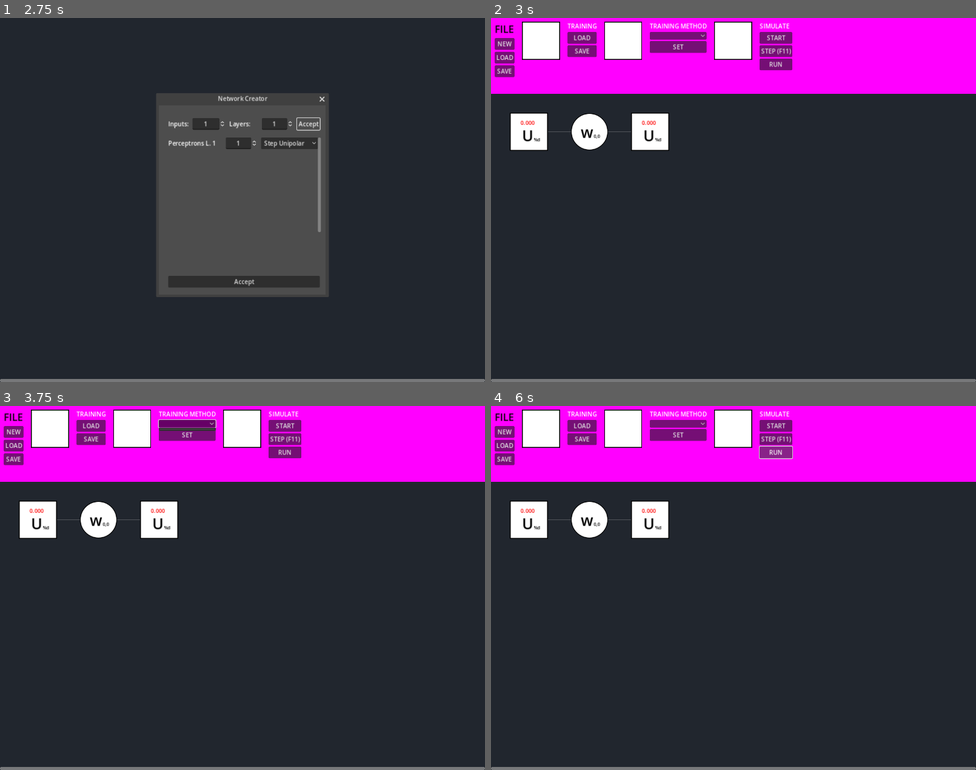
Above: before the commit, frames 1-4 (two rows, left to right).
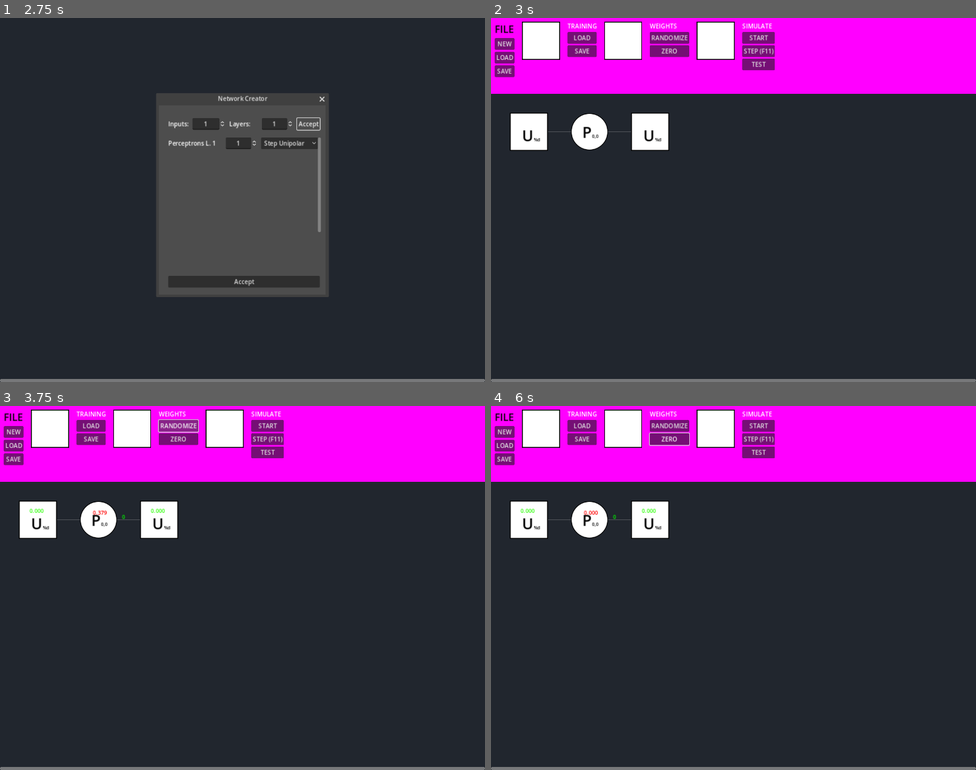
Above: after the commit, the same moments.

Repository: ShiroTsuma-github/GODOT_CONCEPT
Game: Godot game, scene res://src/Scenes/MainScene.tscn
Two runs of this game, one before a commit and one after it. Both use one fixed random seed, a clock stepped at 60 frames per second and the inputs below.
Inputs (mouse positions are in pixels of both pictures, inside the frame that each line leads up to):
- Up to frame 1 (2.75 s): click "NEW" at 0.5 s; click "Accept" at 1.25 s; click "Accept" at 2 s
- Up to frame 2 (3 s): click "Accept" at 2.75 s
- Up to frame 3 (3.75 s): click (179, 424) at 3.5 s, where only the run after the commit has a clickable "RANDOMIZE"
- Up to frame 4 (6 s): click "SET" (after the commit: "START") at 4.25 s; click (670, 438) at 5 s, where only the run after the commit has a clickable "ZERO"; click (777, 453) at 5.75 s, where only the run before the commit has a clickable "RUN"

Frame 1 is identical in both runs. In frame 2, 2.2% of the frame differs, in the area x 6-63%, y 1-34%; in frame 3, 2.3%; in frame 4, 2.3%.

Commit message:
Progess on Navbar and implemented network testing

Diff:
--- a/src/Scenes/FileDialog.tscn
+++ b/src/Scenes/FileDialog.tscn
@@ -1,4 +1,6 @@
-[gd_scene format=3 uid="uid://de03coe33gssj"]
+[gd_scene load_steps=2 format=3 uid="uid://de03coe33gssj"]
+
+[ext_resource type="Script" path="res://src/Scripts/FileDialog/FileDialog.gd" id="1_6nbe4"]
 
 [node name="FileDialog" type="FileDialog"]
 title = "Open a File"
@@ -9,3 +11,6 @@
 ok_button_text = "Open"
 file_mode = 0
 access = 2
+script = ExtResource("1_6nbe4")
+
+[connection signal="file_selected" from="." to="." method="_on_file_selected"]
--- a/src/Scenes/InputOutput.tscn
+++ b/src/Scenes/InputOutput.tscn
@@ -15,7 +15,6 @@
 offset_bottom = 116.0
 texture = ExtResource("1_buccb")
 script = ExtResource("2_g1erv")
-display = true
 
 [node name="Area2D" type="Area2D" parent="."]
 
@@ -52,7 +51,7 @@
 layout_mode = 0
 offset_right = 60.0
 offset_bottom = 20.0
-theme_override_colors/default_color = Color(1, 0, 0, 1)
+theme_override_colors/default_color = Color(0.14902, 1, 0, 1)
 bbcode_enabled = true
 text = "[center][font_size={14}]%.3f[/font_size][/center]"
 scroll_active = false
--- a/src/Scenes/MainScene.tscn
+++ b/src/Scenes/MainScene.tscn
@@ -26,7 +26,6 @@
 	inspector.visible = false
 	navbar.visible = false
 	var size = get_viewport_rect()
-	print(size)
 	var start_window = Objects.Base_Start_Window.instantiate()
 	start_window.setup_network.connect(forward_signal)
 	add_child(start_window)
--- a/src/Scenes/Navbar.tscn
+++ b/src/Scenes/Navbar.tscn
@@ -104,22 +104,27 @@
 texture = ExtResource("1_bk7gd")
 
 [node name="VBoxContainer7" type="VBoxContainer" parent="MarginContainer2/HBoxContainer"]
-visible = false
 layout_mode = 2
 
 [node name="Label" type="Label" parent="MarginContainer2/HBoxContainer/VBoxContainer7"]
 layout_mode = 2
-text = "PERCEPTRONS"
+text = "WEIGHTS"
 
 [node name="SpinBox2" type="SpinBox" parent="MarginContainer2/HBoxContainer/VBoxContainer7"]
+visible = false
 layout_mode = 2
 
 [node name="SpinBox" type="SpinBox" parent="MarginContainer2/HBoxContainer/VBoxContainer7"]
+visible = false
 layout_mode = 2
 
-[node name="Button" type="Button" parent="MarginContainer2/HBoxContainer/VBoxContainer7"]
+[node name="bRandomize" type="Button" parent="MarginContainer2/HBoxContainer/VBoxContainer7"]
 layout_mode = 2
-text = "SET"
+text = "RANDOMIZE"
+
+[node name="bZero" type="Button" parent="MarginContainer2/HBoxContainer/VBoxContainer7"]
+layout_mode = 2
+text = "ZERO"
 
 [node name="VBoxContainer8" type="VBoxContainer" parent="MarginContainer2/HBoxContainer"]
 visible = false
@@ -130,6 +135,7 @@
 texture = ExtResource("1_bk7gd")
 
 [node name="VBoxContainer9" type="VBoxContainer" parent="MarginContainer2/HBoxContainer"]
+visible = false
 layout_mode = 2
 
 [node name="Label" type="Label" parent="MarginContainer2/HBoxContainer/VBoxContainer9"]
@@ -165,11 +171,13 @@
 layout_mode = 2
 text = "STEP (F11)"
 
-[node name="Button3" type="Button" parent="MarginContainer2/HBoxContainer/VBoxContainer11"]
+[node name="bTest" type="Button" parent="MarginContainer2/HBoxContainer/VBoxContainer11"]
 layout_mode = 2
-text = "RUN"
+text = "TEST"
 
 [connection signal="pressed" from="MarginContainer2/HBoxContainer/FileOptions/GuzikNowy" to="." method="_on_guzik_nowy_pressed"]
 [connection signal="pressed" from="MarginContainer2/HBoxContainer/FileOptions/GuzikLoad" to="." method="_on_guzik_load_pressed"]
 [connection signal="pressed" from="MarginContainer2/HBoxContainer/DataOptions/Button2" to="." method="_on_button_2_pressed"]
-[connection signal="pressed" from="MarginContainer2/HBoxContainer/VBoxContainer11/Button" to="." method="_on_button_pressed"]
+[connection signal="pressed" from="MarginContainer2/HBoxContainer/VBoxContainer7/bRandomize" to="." method="_on_b_randomize_pressed"]
+[connection signal="pressed" from="MarginContainer2/HBoxContainer/VBoxContainer7/bZero" to="." method="_on_b_zero_pressed"]
+[connection signal="pressed" from="MarginContainer2/HBoxContainer/VBoxContainer11/bTest" to="." method="_on_b_test_pressed"]
--- a/src/Scenes/NetworkCreator.tscn
+++ b/src/Scenes/NetworkCreator.tscn
@@ -44,7 +44,6 @@
 text = "AUTHOR"
 
 [node name="Creator" type="VBoxContainer" parent="MarginContainer"]
-visible = false
 custom_minimum_size = Vector2(400, 0)
 layout_mode = 2
 theme_override_constants/separation = 20
@@ -60,7 +59,7 @@
 [node name="SpinBox2" type="SpinBox" parent="MarginContainer/Creator/InputSetupContainer"]
 layout_mode = 2
 size_flags_horizontal = 3
-tooltip_text = "Number of layers in network43"
+tooltip_text = "Number of layers in network"
 min_value = 1.0
 value = 1.0
 alignment = 1
--- /dev/null
+++ b/src/Scenes/NetworkTester.tscn
@@ -0,0 +1,39 @@
+[gd_scene load_steps=2 format=3 uid="uid://208j4b05u21r"]
+
+[ext_resource type="Script" path="res://src/Scripts/NetworkTester/NetworkTester.gd" id="1_htuos"]
+
+[node name="NetworkTester" type="PopupPanel"]
+initial_position = 1
+size = Vector2i(200, 200)
+visible = true
+borderless = false
+always_on_top = true
+script = ExtResource("1_htuos")
+
+[node name="Control" type="Control" parent="."]
+layout_mode = 3
+anchors_preset = 0
+offset_left = 4.0
+offset_top = 4.0
+offset_right = 196.0
+offset_bottom = 196.0
+size_flags_vertical = 3
+
+[node name="MarginContainer" type="MarginContainer" parent="Control"]
+layout_mode = 0
+offset_right = 40.0
+offset_bottom = 40.0
+theme_override_constants/margin_left = 10
+theme_override_constants/margin_top = 10
+theme_override_constants/margin_right = 10
+theme_override_constants/margin_bottom = 10
+
+[node name="ScrollContainer" type="ScrollContainer" parent="Control/MarginContainer"]
+custom_minimum_size = Vector2(300, 250)
+layout_mode = 2
+horizontal_scroll_mode = 0
+vertical_scroll_mode = 2
+
+[node name="VBoxContainer" type="VBoxContainer" parent="Control/MarginContainer/ScrollContainer"]
+layout_mode = 2
+theme_override_constants/separation = 10
--- a/src/Scenes/Perceptron.tscn
+++ b/src/Scenes/Perceptron.tscn
@@ -87,5 +87,20 @@
 scroll_active = false
 script = ExtResource("5_pwk1r")
 
+[node name="Control3" type="Control" parent="."]
+anchors_preset = 0
+offset_left = 88.0
+offset_top = 32.0
+offset_right = 128.0
+offset_bottom = 72.0
+
+[node name="RichTextLabel" type="RichTextLabel" parent="Control3"]
+layout_mode = 0
+offset_right = 56.0
+offset_bottom = 24.0
+theme_override_colors/default_color = Color(0, 0.960784, 0, 1)
+bbcode_enabled = true
+text = "[center][font_size={14}]0[/font_size][/center]"
+
 [connection signal="mouse_entered" from="Area2D" to="." method="_on_area_2d_mouse_entered"]
 [connection signal="mouse_exited" from="Area2D" to="." method="_on_area_2d_mouse_exited"]
--- /dev/null
+++ b/src/Scenes/TesterInputEdit.tscn
@@ -0,0 +1,17 @@
+[gd_scene load_steps=2 format=3 uid="uid://b4fm0ri4hc4w1"]
+
+[ext_resource type="Script" path="res://src/Scripts/InputEdit/TesterInputEdit.gd" id="1_mn22w"]
+
+[node name="InputEdit" type="HBoxContainer"]
+script = ExtResource("1_mn22w")
+
+[node name="Label" type="Label" parent="."]
+layout_mode = 2
+text = "input 1: "
+
+[node name="LineEdit" type="LineEdit" parent="."]
+layout_mode = 2
+max_length = 10
+clear_button_enabled = true
+
+[connection signal="text_changed" from="LineEdit" to="." method="_on_line_edit_text_changed"]
--- /dev/null
+++ b/src/Scripts/FileDialog/FileDialog.gd
@@ -0,0 +1,15 @@
+extends FileDialog
+
+
+# Called when the node enters the scene tree for the first time.
+func _ready():
+	pass # Replace with function body.
+
+
+# Called every frame. 'delta' is the elapsed time since the previous frame.
+func _process(delta):
+	pass
+
+
+func _on_file_selected(path):
+	Objects.csv_selected.emit(path)
--- /dev/null
+++ b/src/Scripts/InputEdit/TesterInputEdit.gd
@@ -0,0 +1,16 @@
+extends HBoxContainer
+@onready var numlineedit = get_node("LineEdit")
+@onready var LineEditRegEx = RegEx.new()
+var old_text = ""
+
+# Called when the node enters the scene tree for the first time.
+func _ready():
+	LineEditRegEx.compile("^[0-9.]*$")
+
+
+func _on_line_edit_text_changed(new_text):
+	if LineEditRegEx.search(new_text):
+		old_text = str(new_text)
+	else:
+		numlineedit.text = old_text
+		numlineedit.caret_column = old_text.length()
--- a/src/Scripts/InputOutput/DisplayWeight.gd
+++ b/src/Scripts/InputOutput/DisplayWeight.gd
@@ -6,5 +6,4 @@
 	var isOutputDisplayed = get_node('../..').display
 	var output = get_node('../..').output
 	var to_format = "[center][font_size={14}]%.3f[/font_size][/center]"
-	visible = isOutputDisplayed
 	text =  to_format % [output]
--- a/src/Scripts/InputOutput/InputOutput.gd
+++ b/src/Scripts/InputOutput/InputOutput.gd
@@ -1,11 +1,12 @@
 extends TextureRect
 
 
-@export var display: bool = false
+
 @onready var text_output = get_node("Control2/RichTextLabel")
 signal update_output
 var type = 'InputOutput'
-
+var isRunning = false
+var display: bool = isRunning
 # NEURAL NETWORK IMPLEMENTATION
 
 var previous_outputs = []
@@ -24,13 +25,18 @@
 
 # Called when the node enters the scene tree for the first time.
 func _ready():
+	text_output.visible = isRunning
 	update_output.connect(update)
 
 
 func update():
 	var to_format = "[center][font_size={14}]%.3f[/font_size][/center]"
-	text_output.visible = display
 	text_output.text =  to_format % [output]
 
 func init(a):
 	output = a
+
+func is_running(run):
+	text_output.visible = run
+	isRunning = run
+	display = run
--- a/src/Scripts/Layer/Layer.gd
+++ b/src/Scripts/Layer/Layer.gd
@@ -140,6 +140,10 @@
 		else:
 			children[i].randomize_weights_around_1()
 
+func zero_weights():
+	for i in children.size():
+		children[i].zero_weights()
+
 func update_children_weights():
 	for i in children.size():
 		children[i].update_weights()
@@ -171,3 +175,7 @@
 
 func get_children_functions():
 	return children_functions
+
+func is_running(run):
+	for i in children.size():
+		children[i].is_running(run)
--- a/src/Scripts/Manager/Objects.gd
+++ b/src/Scripts/Manager/Objects.gd
@@ -2,17 +2,26 @@
 
 signal create_inspector
 signal perceptron_pressed(pos_x, pos_y)
+signal weights_randomized
+signal weights_zeroed
 signal simulate_running
+signal csv_selected(path)
+signal run(should_run)
 
 var Base_Start_Window = load("res://src/Scenes/NetworkCreator.tscn")
 var Base_Start_Window_NEW = false
 var Base_Start_Window_LOAD = false
 var Base_Start_Window_BLOCK_CLOSE = false
+var VALID_CSV_DATA = false
 var Base_Network = load("res://src/Scenes/Network.tscn")
 var Base_Inspector = load("res://src/Scenes/Inspector.tscn")
 var Base_Perceptron = load("res://src/Scenes/Perceptron.tscn")
 var Base_InputOutput = load("res://src/Scenes/InputOutput.tscn")
 var Base_Layer = load("res://src/Scenes/Layer.tscn")
+var Base_NetworkTester = load("res://src/Scenes/NetworkTester.tscn")
+var Base_TesterInputEdit = load("res://src/Scenes/TesterInputEdit.tscn")
+
+var Network = null
 
 enum ActivationFunctions{
 	STEP_UNIPOLAR,
--- a/src/Scripts/Navbar/Navbar.gd
+++ b/src/Scripts/Navbar/Navbar.gd
@@ -6,9 +6,6 @@
 	pass # Replace with function body.
 
 
-# Called every frame. 'delta' is the elapsed time since the previous frame.
-func _process(delta):
-	pass
 
 
 func _on_guzik_nowy_pressed():
@@ -35,5 +32,20 @@
 	add_child(test)
 
 
-func _on_button_pressed():
-	Objects.simulate_running.emit()
+
+func _on_b_zero_pressed():
+	Objects.run.emit(true)
+	Objects.weights_zeroed.emit()
+
+
+func _on_b_randomize_pressed():
+	Objects.run.emit(true)
+	Objects.weights_randomized.emit()
+
+
+func _on_b_test_pressed():
+	if Objects.VALID_CSV_DATA:
+		var tester = Objects.Base_NetworkTester.instantiate()
+		add_child(tester)
+		Objects.run.emit(true)
+		Objects.simulate_running.emit()
--- /dev/null
+++ b/src/Scripts/NetworkTester/NetworkTester.gd
@@ -0,0 +1,8 @@
+extends PopupPanel
+@onready var container = get_node("Control/MarginContainer/ScrollContainer/VBoxContainer")
+
+# Called when the node enters the scene tree for the first time.
+func _ready():
+	for i in Objects.Network.input_layer.child_count():
+		var single_line = Objects.Base_TesterInputEdit.instantiate()
+		container.add_child(single_line)
--- a/src/Scripts/NeuralNetwork/Network.gd
+++ b/src/Scripts/NeuralNetwork/Network.gd
@@ -14,10 +14,17 @@
 var offset_x = 40
 var selected_x = null
 var selected_y = null
-var forward_dir = false
+var forward_dir = true
 
 # Called when the node enters the scene tree for the first time.
 func _ready():
+	Objects.Network = self
+	Objects.VALID_CSV_DATA = false
+	Objects.run.connect(is_running)
+	Objects.csv_selected.connect(load_csv)
+	Objects.simulate_running.connect(simulate)
+	Objects.weights_randomized.connect(randomize_weights)
+	Objects.weights_zeroed.connect(zero_weights)
 	# csetup()
 	#setup(13,4)
 	#set_perceptrons_per_layer([8,2,3,5])
@@ -30,8 +37,8 @@
 	queue_redraw()
 	goutput_count = perc_per_layer[-1]
 	add_output_layer()
-	Objects.perceptron_pressed.connect(show_connections)
-	Objects.simulate_running.connect(simulate)
+	#Objects.perceptron_pressed.connect(show_connections)
+	#Objects.simulate_running.connect(simulate)
 
 func _draw():
 	if selected_x != null and selected_y != null:
@@ -68,16 +75,7 @@
 
 # do a thingie, where it will go through every valid perceptron add show connections, like it's running
 func simulate():
-	var max_x = glayers.size() - 1
-	var current_x = 0
-	var current_max_y = glayers[current_x]
-	for layer_i in range(glayers.size()):
-		for child_i in range(glayers[layer_i].perceptrons.size()):
-			if layer_i == 0 or layer_i == glayers.size() - 1:
-				continue
-			selected_x = layer_i
-			selected_y = child_i
-			queue_redraw()
+	test([1,1],true)
 
 func show_connections(pos_x, pos_y):
 	selected_x = pos_x
@@ -133,6 +131,8 @@
 var perceptrons_per_layer = []
 var input_count = 0
 var output_count = 0
+var training_data = []
+var training_outputs = []
 
 
 func init(i_learning_rate=0.1, i_momentum = 0, i_step_bipolar_threshold = 0, i_identity_a = 1, i_parametric_a = 0.1):
@@ -174,10 +174,17 @@
 		for j in dirty.records[i].size():
 			values[i].append(float(dirty.records[i][j]))
 	for i in values.size():
-		for j in input_count:
-			output.append(values[i].pop_back())
+		output.append([])
+		for j in output_layer.child_count():
+			output[i].append(values[i].pop_back())
 	data = values
-	return [data, output]
+	if data[0].size() != input_layer.children.size() or output[0].size() != output_layer.children.size():
+		print("Size mismatch")
+		return
+	Objects.VALID_CSV_DATA = true
+	training_data = data
+	training_outputs = output
+	#return [data, output]
 
 
 func test(i_inputs, i_verbose):
@@ -274,3 +281,11 @@
 		else:
 			layers[i].left_layer = layers[i - 1]
 			layers[i].right_layer = layers[i + 1]
+
+func is_running(run):
+	for i in layers.size():
+		layers[i].is_running(run)
+
+func zero_weights():
+	for i in perc_layers.size():
+		perc_layers[i].zero_weights()
--- a/src/Scripts/Perceptron/DisplayPerceptronPosition.gd
+++ b/src/Scripts/Perceptron/DisplayPerceptronPosition.gd
@@ -1,5 +1,5 @@
 extends RichTextLabel
-var to_format = "[center][font_size={40}]w[/font_size][font_size={12}]%d,%d[/font_size][/center]"
+var to_format = "[center][font_size={40}]P[/font_size][font_size={12}]%d,%d[/font_size][/center]"
 @onready var parent = get_node('../..')
 
 
@@ -10,9 +10,7 @@
 
 
 
-# Called every frame. 'delta' is the elapsed time since the previous frame.
-func _process(_delta):
-	pass
+
 
 func update_data():
 	var position_index = parent.position_index
--- a/src/Scripts/Perceptron/DisplayPerceptronWeight.gd
+++ b/src/Scripts/Perceptron/DisplayPerceptronWeight.gd
@@ -1,15 +1,14 @@
 extends RichTextLabel
 
+@onready var parent = get_node('../..')
+var to_format = "[center][font_size={14}]%.3f[/font_size][/center]"
 
 # Called when the node enters the scene tree for the first time.
 func _ready():
-	var isWeightDisplayed = get_node('../..').display_weight
-	var weight = get_node('../..').weight
-	var to_format = "[center][font_size={14}]%.3f[/font_size][/center]"
-	visible = isWeightDisplayed
+	parent.update_visual_data.connect(update_data)
+	update_data()
+
+func update_data():
+	var isWeightDisplayed = parent.display_weight
+	var weight = parent.weights[0]
 	text =  to_format % [weight]
-
-
-# Called every frame. 'delta' is the elapsed time since the previous frame.
-func _process(_delta):
-	pass
--- a/src/Scripts/Perceptron/Perceptron.gd
+++ b/src/Scripts/Perceptron/Perceptron.gd
@@ -1,6 +1,5 @@
 extends TextureRect
 
-@export var display_weight: bool = false
 @export var position_index: int = 0 :
 	get:
 		return position_index
@@ -25,13 +24,19 @@
 var isHovering: bool = false
 
 @onready var center = get_node('Area2D').global_position
+@onready var output_text = get_node("Control3/RichTextLabel")
+@onready var output_node = get_node("Control3")
+@onready var weight_node = get_node("Control2")
+var isRunning = false
+@export var display_weight: bool = isRunning
 
 signal update_visual_data
 
 # Called when the node enters the scene tree for the first time.
 func _ready():
+	output_node.visible = isRunning
+	weight_node.visible = isRunning
 	name = "Perceptron"
-
 
 
 
@@ -95,6 +100,7 @@
 		previous_weights.append(weights)
 		inner_weight = value[0]
 		weights = value
+		update_visual_data.emit()
 		if len(previous_weights) > 50:
 			previous_weights.pop_front()
 var previous_weights = []
@@ -103,6 +109,7 @@
 		return output
 	set(value):
 		previous_outputs.append(output)
+		output_text.text = "[center][font_size={14}]%.3f[/font_size][/center]" % [value]
 		output = value
 		if len(previous_outputs) > 50:
 			previous_outputs.pop_front()
@@ -149,6 +156,12 @@
 	var rng = RandomNumberGenerator.new()
 	for i in weights.size():
 		new.append(rng.randf_range(-10, 10))
+	weights = new
+
+func zero_weights():
+	var new = []
+	for i in weights.size():
+		new.append(0)
 	weights = new
 
 func calc_error(expected_output=null):
@@ -293,3 +306,9 @@
 		return calc_relu_parametric_der()
 	else:
 		assert(1 == 2, "ERROR: COULD NOT MATCH ACTIVATION FUNCTION")
+
+func is_running(run):
+	display_weight = run
+	isRunning = run
+	output_node.visible = run
+	weight_node.visible = run
Not shown, added: src/Scenes/Net5556.tmp
